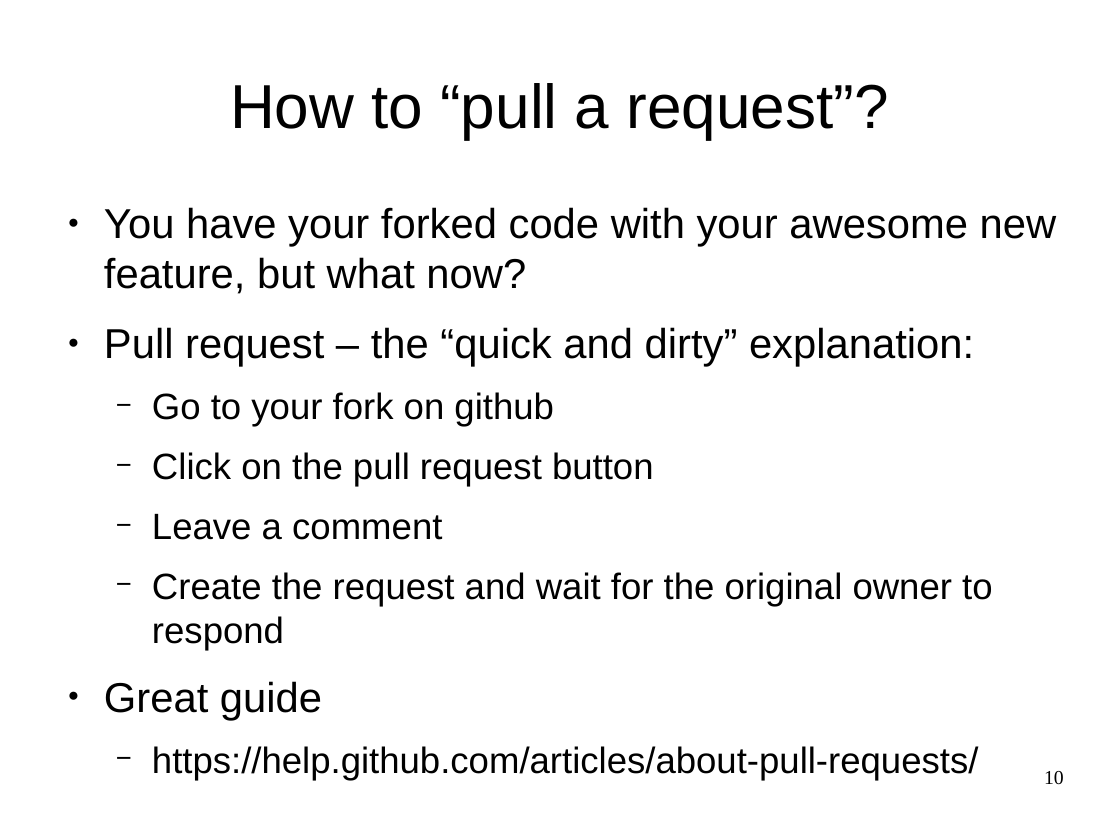
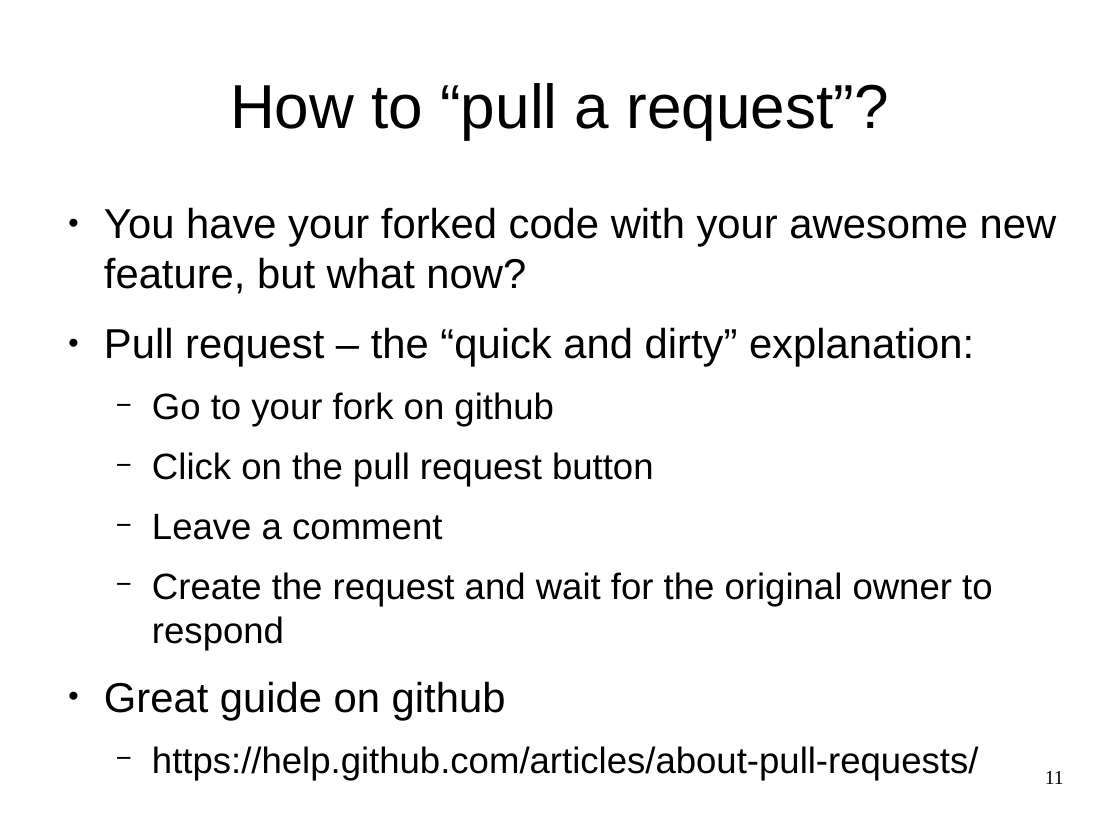
Before and after one commit to FCCVienna/FCCVienna, a slide deck: slide 11 of talks/2017-02-24_git_quick_and_dirty.odp (slide 10 before the commit). Drawn at 1120x840 pixels with LibreOffice and Linux fonts; fonts in the diff are those of the drawing. Boxes give left, top, right and bottom in pixels: in the first picture for what was removed or moved away, otherwise in the second. Text is boxed around its words. In the diff, an @@ line names an element or a change of style, - is before the commit and + after.

Commit message:
Talks: correct some errors in talk about git
Fixed some minor spelling errors throughout the talk,
and added a picture to the section "what is git".

```diff
--- a/talks/2017-02-24_git_quick_and_dirty.odp
+++ b/talks/2017-02-24_git_quick_and_dirty.odp
@@ text at (104, 681, 506, 720): text changed @@
-● Great guide
+● Great guide on github
@@ page number at (1045, 771, 1064, 784): text changed @@
-10
+11
```
Also in this commit, not shown: 3 other slides changed, 1 slide added.
